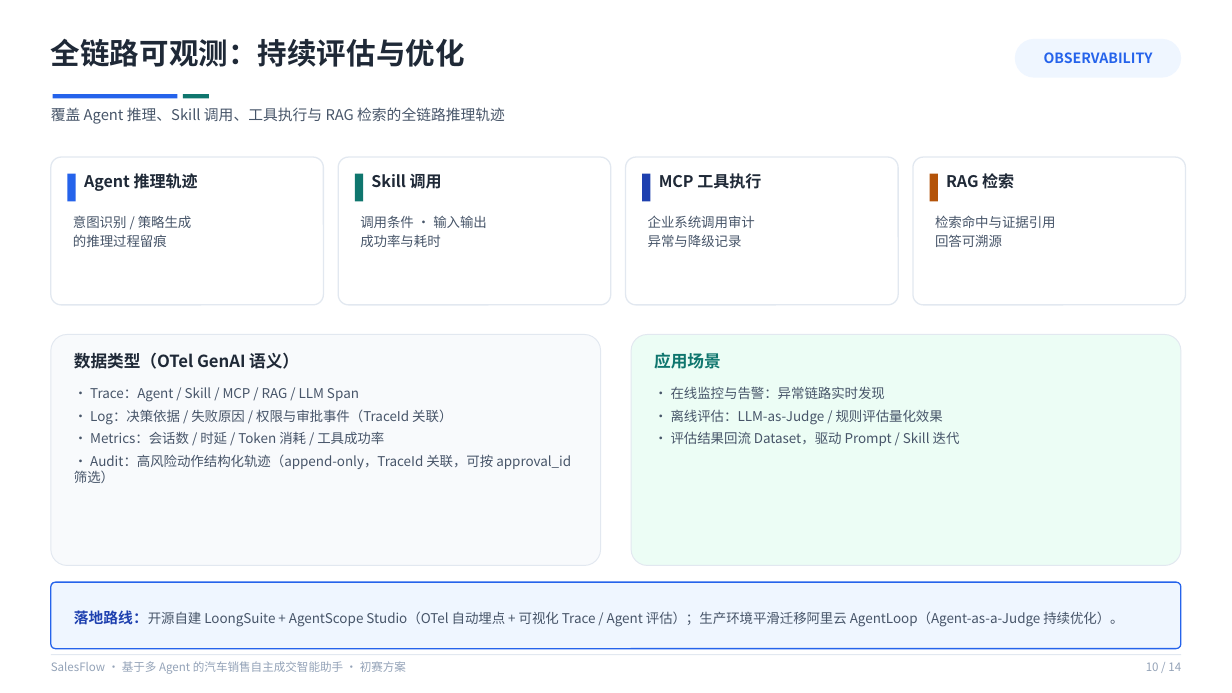
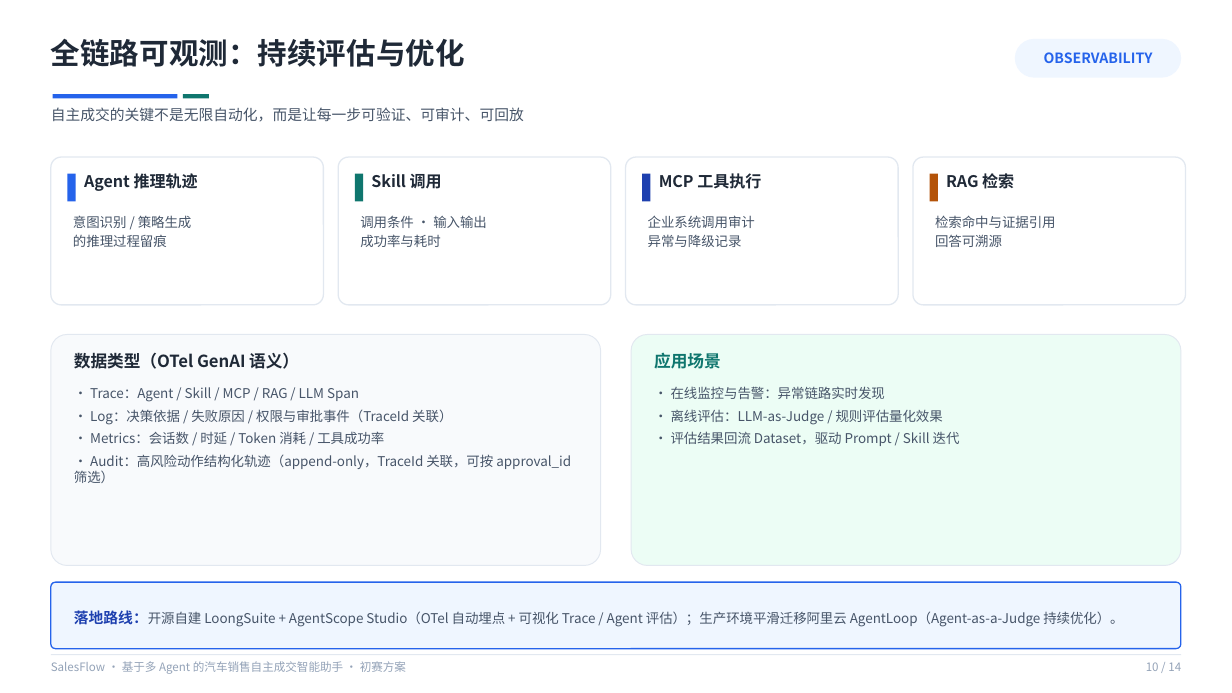
Before and after one commit to simon-xu-dev/multi-agent-car-sales-assistant, a slide deck: slide 10 of ppt和作品简介/基于多Agent的汽车销售自主成交智能助手-初赛方案.pptx. Drawn at 1232x693 pixels with LibreOffice and Linux fonts; fonts in the diff are those of the drawing. Boxes give left, top, right and bottom in pixels: in the first picture for what was removed or moved away, otherwise in the second. Text is boxed around its words. In the diff, an @@ line names an element or a change of style, - is before the commit and + after.

```diff
--- a/ppt和作品简介/基于多Agent的汽车销售自主成交智能助手-初赛方案.pptx
+++ b/ppt和作品简介/基于多Agent的汽车销售自主成交智能助手-初赛方案.pptx
@@ text at <box>51,107,524,122</box>: text changed @@
-覆盖 Agent 推理、Skill 调用、工具执行与 RAG 检索的全链路推理轨迹
+自主成交的关键不是无限自动化，而是让每一步可验证、可审计、可回放
```
Also in this commit, not shown: 8 other slides changed, 3 other files.
